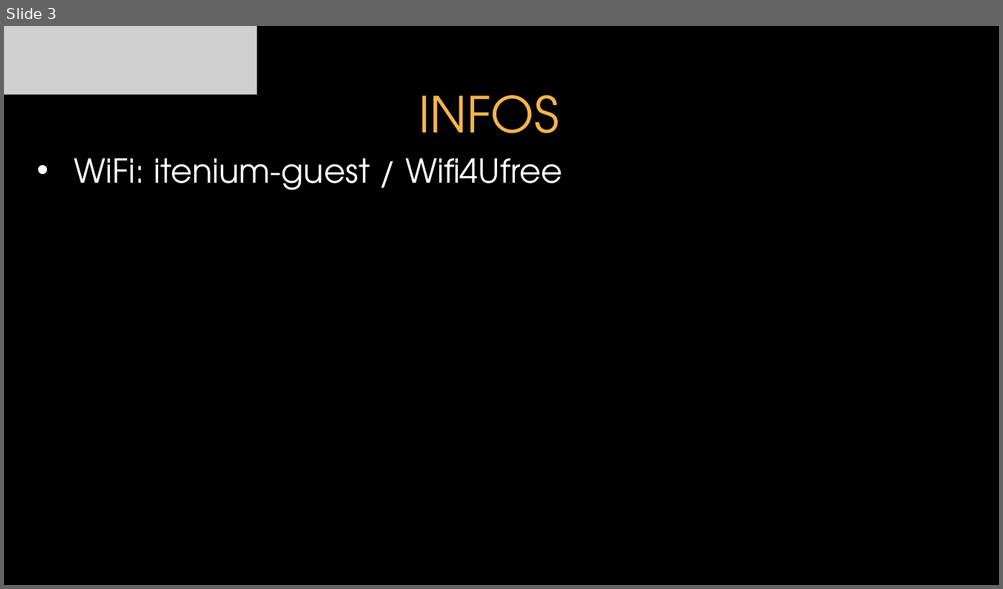
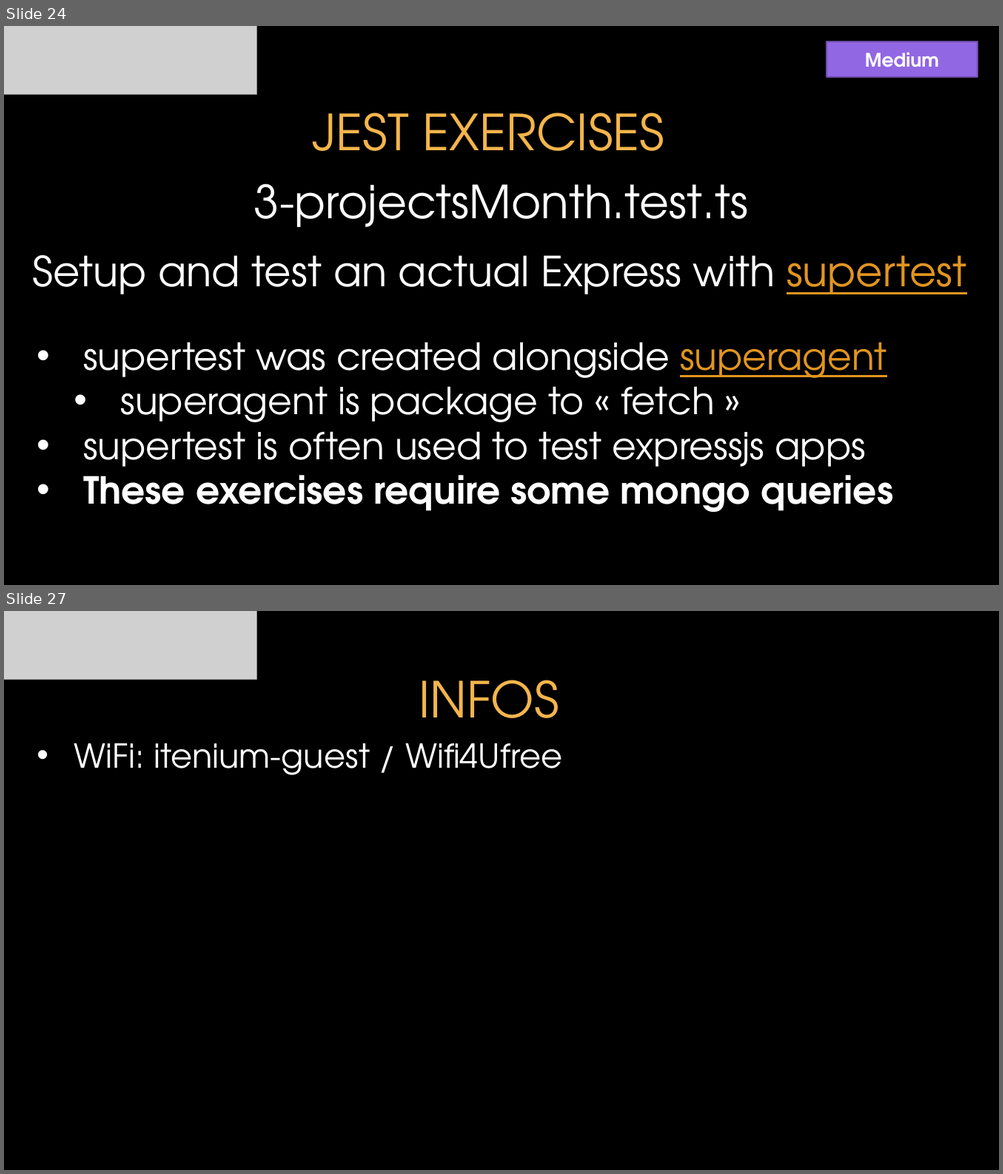
Before and after one commit to itenium-be/Frontend-UnitTesting, a slide deck: Frontend-UnitTesting.pptx. Shown one above the other, each under a label of ours: slide 3 before the commit, slides 24 and 27 after it; the slides between them are not shown. The pictures are 1003x589 and 1003x1174 pixels, drawn with LibreOffice and Linux fonts; fonts in the diff are those of the drawing; grey boxes stand for pictures; background and template pictures are left out. Boxes give left, top, right and bottom in pixels: in the first picture for what was removed or moved away, otherwise in the second. Text is boxed around its words. In the diff, an @@ line names an element or a change of style, - is before the commit and + after.

Commit message:
update pptx - part 1 Jest

```diff
--- a/Frontend-UnitTesting.pptx
+++ b/Frontend-UnitTesting.pptx
@@ slide 24 added at (4,26,999,585), background picture (left out) @@
@@ picture added at (4,26,256,95) @@
@@ rectangle added at (826,41,977,77), fill #9167E3, outline #6B4CA8 1.5 pt, 18 pt, text #FFFFFF, bold @@
+Medium
@@ title added at (312,113,664,151), 48 pt, text #F4B54B @@
+JEST EXERCISES
@@ text added at (254,184,748,227), 44 pt, text #FFFFFF @@
+3-projectsMonth.test.ts
@@ text added at (33,255,967,295), 40 pt, text #FFFFFF @@
+Setup and test an actual Express with supertest
@@ text added at (83,342,893,512), 36 pt, text #FFFFFF @@
+• supertest was created alongside superagent
+  • superagent is package to « fetch »
+• supertest is often used to test expressjs apps
+• These exercises require some mongo queries
@@ what was slide 3 is now slide 27 @@
```
Also in this commit, not shown: 1 slide changed, 23 other slides added.
